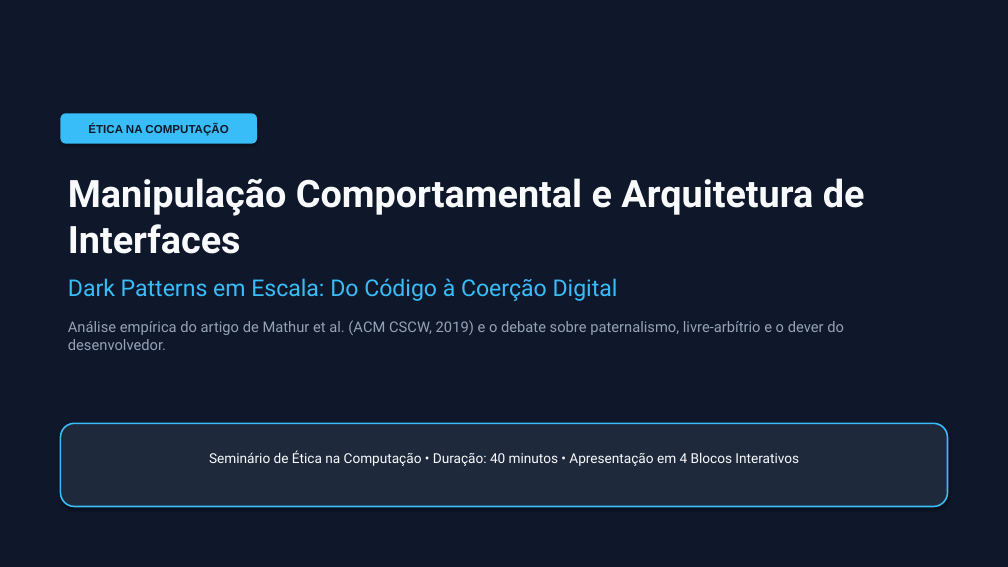
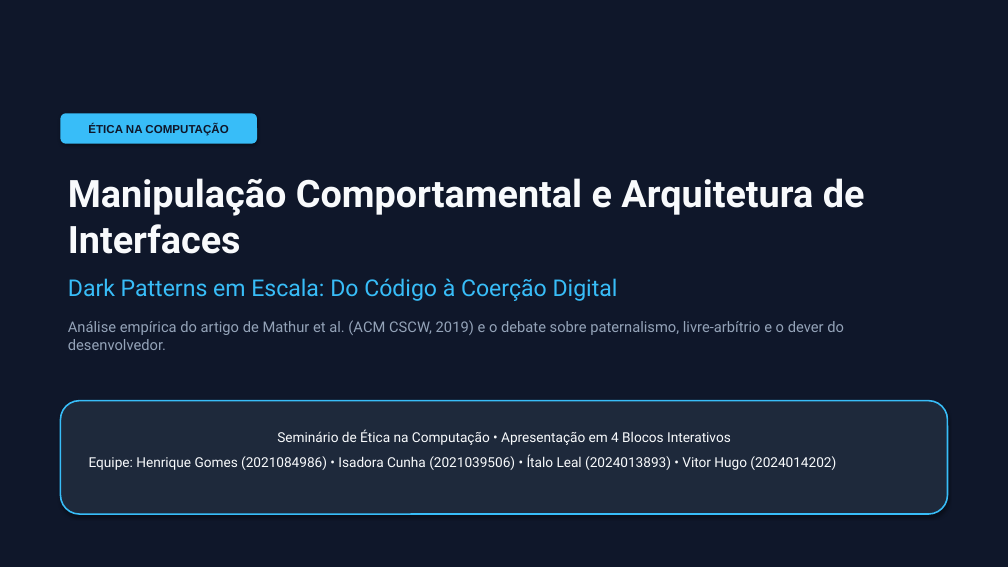
Before and after one commit to Lealwbs/etica, a slide deck: slide 1 of apresentacao/Apresentacao_Etica_Dark_Patterns.pptx. Drawn at 1008x567 pixels with LibreOffice and Linux fonts; fonts in the diff are those of the drawing. Boxes give left, top, right and bottom in pixels: in the first picture for what was removed or moved away, otherwise in the second. Text is boxed around its words. In the diff, an @@ line names an element or a change of style, - is before the commit and + after.

```diff
--- a/apresentacao/Apresentacao_Etica_Dark_Patterns.pptx
+++ b/apresentacao/Apresentacao_Etica_Dark_Patterns.pptx
@@ rounded rectangle "Seminário de Ética na Computação ...": place and size @@
-rounded rectangle "Seminário de Ética na Computação ..." at box(60, 423, 948, 507)
+rounded rectangle "Seminário de Ética na Computação ..." at box(60, 401, 948, 514)
@@ text in rounded rectangle at box(89, 429, 836, 470): text changed @@
-Seminário de Ética na Computação • Duração: 40 minutos • Apresentação em 4 Blocos Interativos
+Seminário de Ética na Computação • Apresentação em 4 Blocos Interativos
+Equipe: Henrique Gomes (2021084986) • Isadora Cunha (2021039506) • Ítalo Leal (2024013893) • Vitor Hugo (2024014202)
```
Also in this commit, not shown: 9 other files.
